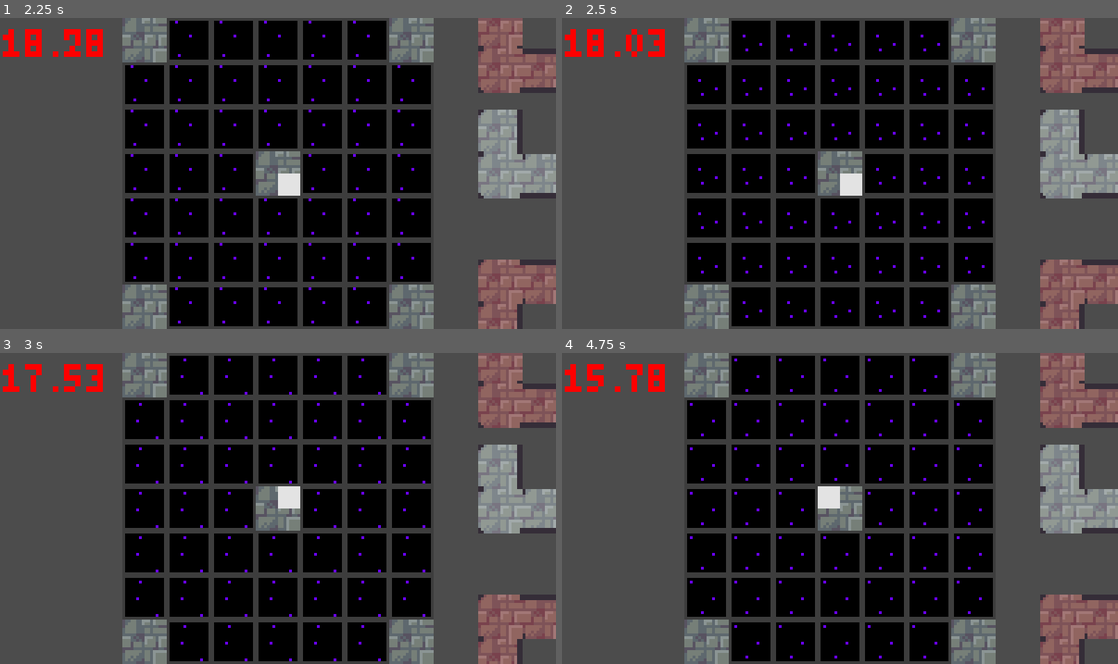
Above: before the commit, frames 1-4 (two rows, left to right).
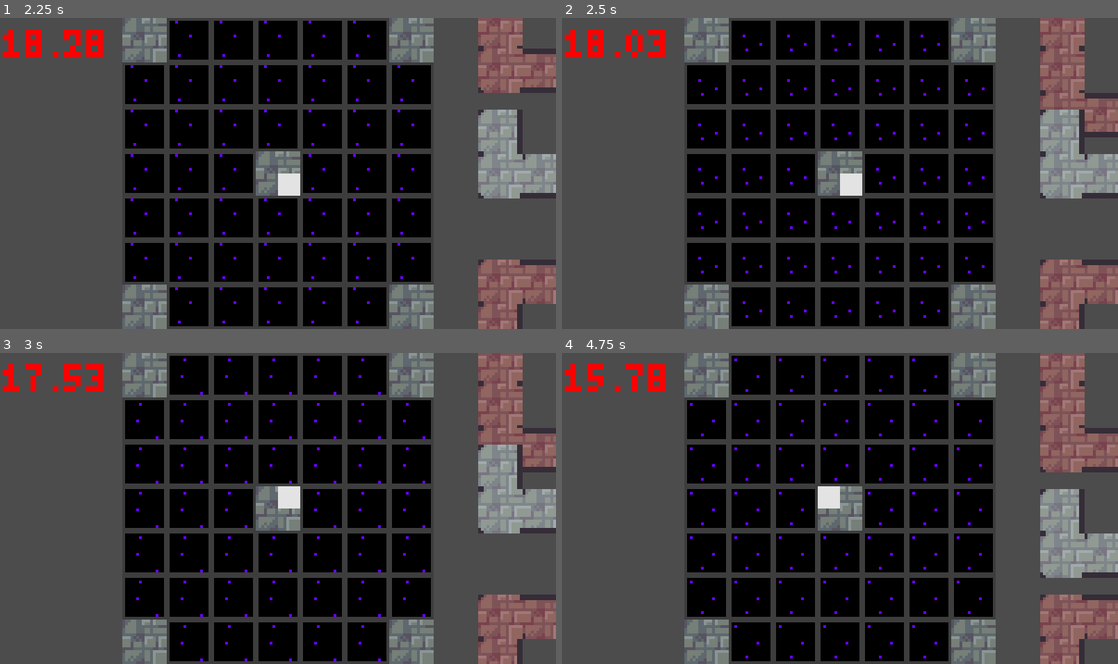
Above: after the commit, the same moments.

Repository: MrBSmith/Global2020
Game: Godot game, scene res://Scenes/GUI/Menus/ScreenTitle/ScreenTitle.tscn
Same seed, same stepped clock (60 frames per second), same inputs: the game is played once before the commit and once after it.
Inputs (mouse positions are in pixels of both pictures, inside the frame that each line leads up to):
- Up to frame 1 (2.25 s): tap Enter (ui_accept) at 0.5, 0.77, 1.52 s; move the mouse to (400, 157) at 0.52 s; hold Right (ui_right) 0.53-1.28 s; click (400, 157) at 0.6 s; tap Mouse wheel down (rotate_card_anti_clock) at 0.8, 1.35 s; move the mouse to (500, 70) at 1.27 s; hold Down (ui_down) 1.28-2.03 s; tap Mouse wheel up (rotate_card_clock) at 1.55, 2.1 s; move the mouse to (500, 27) at 2.02 s; hold Right (ui_right) from 2.03 s (still down)
- Up to frame 2 (2.5 s): keep holding Right (ui_right); click (1062, 27) at 2.3 s
- Up to frame 3 (3 s): move the mouse to (544, 405) at 2.77 s; release Right (ui_right) at 2.78 s; hold Up (ui_up) from 2.78 s (still down); click (544, 405) at 2.85 s
- Up to frame 4 (4.75 s): tap Enter (ui_accept) at 3.02, 3.77, 4.52 s; tap Mouse wheel down (rotate_card_anti_clock) at 3.05, 3.6 s; move the mouse to (1062, 511) at 3.52 s; release Up (ui_up) at 3.53 s; hold Left (ui_left) from 3.53 s (still down); tap Mouse wheel up (rotate_card_clock) at 3.8, 4.35 s; move the mouse to (1062, 468) at 4.27 s; click (1062, 468) at 4.55 s

Frame 1 is identical in both runs. In frame 2, 2.2% of the frame differs, in the area x 86-100%, y 9-39%; in frame 3, 2.2%; in frame 4, 6.3%, in the area x 86-100%, y 9-73%.

Commit message:
Add progressive rotation

Diff:
--- a/BaseClasses/Card_Base.gd
+++ b/BaseClasses/Card_Base.gd
@@ -29,6 +29,8 @@
 
 var tiles_array : Array = []
 
+var rotation_dest_deg := 0
+
 # ---- STATE MACHINE ACCESSORS -----
 
 func set_state(value : StateBase):
@@ -46,11 +48,30 @@
 
 func setup():
 	# Get every tiles of the card
-	for child in get_children():
+	for child in pivot_node.get_children():
 		if child is Tile:
 			tiles_array.append(child)
 
 	states_node.setup()
+
+
+func _physics_process(_delta):
+	if rotation_dest_deg != rotation_degrees:
+		progressive_rotation()
+
+
+# Rotate the card progresively
+func progressive_rotation():
+	var dest_rot = rotation_dest_deg
+
+	if rotation_dest_deg == 0 && rotation_degrees >= 270:
+		dest_rot = 360
+
+	var new_rot = wrapf(lerp(rotation_degrees, dest_rot, 0.6), 0.0, 360.0)
+	set_rotation_degrees(new_rot)
+
+	if abs(dest_rot - rotation_degrees) < 1.0:
+		rotation_degrees = rotation_dest_deg
 
 
 # Triggered by (and connected from) a child tile
--- a/BaseClasses/TimerBase.gd
+++ b/BaseClasses/TimerBase.gd
@@ -8,6 +8,7 @@
 	var _err = connect("start_timer", get_parent(), "on_timer_started")
 	_err = connect("timeout", get_parent(), "on_timer_timeout")
 
+
 func start_timer():
 	start()
 	emit_signal("start_timer")
--- a/Scenes/Cards/LX1.tscn
+++ b/Scenes/Cards/LX1.tscn
@@ -5,37 +5,36 @@
 [ext_resource path="res://Scenes/Tiles/Tile.tscn" type="PackedScene" id=3]
 [ext_resource path="res://Scenes/Cards/BaseCard.tscn" type="PackedScene" id=4]
 
-
 [node name="LX1" instance=ExtResource( 4 )]
 
-[node name="Tile" parent="." index="0" instance=ExtResource( 3 )]
+[node name="Tile" parent="Pivot" index="0" instance=ExtResource( 3 )]
 
-[node name="PointSide" parent="Tile" index="3" instance=ExtResource( 2 )]
+[node name="PointSide" parent="Pivot/Tile" index="3" instance=ExtResource( 2 )]
 position = Vector2( -7, 0 )
 
-[node name="PointTop" parent="Tile" index="4" instance=ExtResource( 1 )]
+[node name="PointTop" parent="Pivot/Tile" index="4" instance=ExtResource( 1 )]
 position = Vector2( 0, 7 )
 
-[node name="Tile2" parent="." index="1" instance=ExtResource( 3 )]
+[node name="Tile2" parent="Pivot" index="1" instance=ExtResource( 3 )]
 position = Vector2( 0, -16 )
 
-[node name="PointSide" parent="Tile2" index="3" instance=ExtResource( 2 )]
+[node name="PointSide" parent="Pivot/Tile2" index="3" instance=ExtResource( 2 )]
 position = Vector2( -7, 0 )
 
-[node name="PointSide2" parent="Tile2" index="4" instance=ExtResource( 2 )]
+[node name="PointSide2" parent="Pivot/Tile2" index="4" instance=ExtResource( 2 )]
 position = Vector2( 7, 0 )
 
-[node name="PointTop" parent="Tile2" index="5" instance=ExtResource( 1 )]
+[node name="PointTop" parent="Pivot/Tile2" index="5" instance=ExtResource( 1 )]
 position = Vector2( 0, -7 )
 
-[node name="Tile3" parent="." index="2" instance=ExtResource( 3 )]
+[node name="Tile3" parent="Pivot" index="2" instance=ExtResource( 3 )]
 position = Vector2( 16, 0 )
 
-[node name="PointSide2" parent="Tile3" index="3" instance=ExtResource( 2 )]
+[node name="PointSide2" parent="Pivot/Tile3" index="3" instance=ExtResource( 2 )]
 position = Vector2( 7, 0 )
 
-[node name="PointTop" parent="Tile3" index="4" instance=ExtResource( 1 )]
+[node name="PointTop" parent="Pivot/Tile3" index="4" instance=ExtResource( 1 )]
 position = Vector2( 0, -7 )
 
-[node name="PointTop2" parent="Tile3" index="5" instance=ExtResource( 1 )]
+[node name="PointTop2" parent="Pivot/Tile3" index="5" instance=ExtResource( 1 )]
 position = Vector2( 0, 7 )
--- a/Scenes/Cards/LX2.tscn
+++ b/Scenes/Cards/LX2.tscn
@@ -6,47 +6,44 @@
 [ext_resource path="res://Scenes/Cards/BaseCard.tscn" type="PackedScene" id=4]
 
 [node name="LX2" instance=ExtResource( 4 )]
-blue = 33
-grey = 33
-red = 33
 
-[node name="Tile" parent="." index="0" instance=ExtResource( 3 )]
+[node name="Tile" parent="Pivot" index="0" instance=ExtResource( 3 )]
 
-[node name="PointSide" parent="Tile" index="3" instance=ExtResource( 2 )]
+[node name="PointSide" parent="Pivot/Tile" index="3" instance=ExtResource( 2 )]
 position = Vector2( -7, 0 )
 
-[node name="PointTop" parent="Tile" index="4" instance=ExtResource( 1 )]
+[node name="PointTop" parent="Pivot/Tile" index="4" instance=ExtResource( 1 )]
 position = Vector2( 0, 7 )
 
-[node name="Tile2" parent="." index="1" instance=ExtResource( 3 )]
+[node name="Tile2" parent="Pivot" index="1" instance=ExtResource( 3 )]
 position = Vector2( 0, -16 )
 
-[node name="PointSide" parent="Tile2" index="3" instance=ExtResource( 2 )]
+[node name="PointSide" parent="Pivot/Tile2" index="3" instance=ExtResource( 2 )]
 position = Vector2( -7, 0 )
 
-[node name="PointSide2" parent="Tile2" index="4" instance=ExtResource( 2 )]
+[node name="PointSide2" parent="Pivot/Tile2" index="4" instance=ExtResource( 2 )]
 position = Vector2( 7, 0 )
 
-[node name="PointTop" parent="Tile2" index="5" instance=ExtResource( 1 )]
+[node name="PointTop" parent="Pivot/Tile2" index="5" instance=ExtResource( 1 )]
 position = Vector2( 0, -7 )
 
-[node name="Tile3" parent="." index="2" instance=ExtResource( 3 )]
+[node name="Tile3" parent="Pivot" index="2" instance=ExtResource( 3 )]
 position = Vector2( 16, 0 )
 
-[node name="PointTop" parent="Tile3" index="3" instance=ExtResource( 1 )]
+[node name="PointTop" parent="Pivot/Tile3" index="3" instance=ExtResource( 1 )]
 position = Vector2( 0, -7 )
 
-[node name="PointTop2" parent="Tile3" index="4" instance=ExtResource( 1 )]
+[node name="PointTop2" parent="Pivot/Tile3" index="4" instance=ExtResource( 1 )]
 position = Vector2( 0, 7 )
 
-[node name="Tile4" parent="." index="3" instance=ExtResource( 3 )]
+[node name="Tile4" parent="Pivot" index="3" instance=ExtResource( 3 )]
 position = Vector2( 32, 0 )
 
-[node name="PointSide2" parent="Tile4" index="3" instance=ExtResource( 2 )]
+[node name="PointSide2" parent="Pivot/Tile4" index="3" instance=ExtResource( 2 )]
 position = Vector2( 7, 0 )
 
-[node name="PointTop" parent="Tile4" index="4" instance=ExtResource( 1 )]
+[node name="PointTop" parent="Pivot/Tile4" index="4" instance=ExtResource( 1 )]
 position = Vector2( 0, -7 )
 
-[node name="PointTop2" parent="Tile4" index="5" instance=ExtResource( 1 )]
+[node name="PointTop2" parent="Pivot/Tile4" index="5" instance=ExtResource( 1 )]
 position = Vector2( 0, 7 )
--- a/Scenes/Cards/LX3.tscn
+++ b/Scenes/Cards/LX3.tscn
@@ -5,57 +5,56 @@
 [ext_resource path="res://Scenes/Tiles/Tile.tscn" type="PackedScene" id=3]
 [ext_resource path="res://Scenes/Cards/BaseCard.tscn" type="PackedScene" id=4]
 
-
 [node name="LX3" instance=ExtResource( 4 )]
 min_door = 3
 max_door = 4
 
-[node name="Tile" parent="." index="0" instance=ExtResource( 3 )]
+[node name="Tile" parent="Pivot" index="0" instance=ExtResource( 3 )]
 
-[node name="PointSide" parent="Tile" index="3" instance=ExtResource( 2 )]
+[node name="PointSide" parent="Pivot/Tile" index="3" instance=ExtResource( 2 )]
 position = Vector2( -7, 0 )
 
-[node name="PointTop" parent="Tile" index="4" instance=ExtResource( 1 )]
+[node name="PointTop" parent="Pivot/Tile" index="4" instance=ExtResource( 1 )]
 position = Vector2( 0, 7 )
 
-[node name="Tile2" parent="." index="1" instance=ExtResource( 3 )]
+[node name="Tile2" parent="Pivot" index="1" instance=ExtResource( 3 )]
 position = Vector2( 0, -16 )
 
-[node name="PointSide" parent="Tile2" index="3" instance=ExtResource( 2 )]
+[node name="PointSide" parent="Pivot/Tile2" index="3" instance=ExtResource( 2 )]
 position = Vector2( -7, 0 )
 
-[node name="PointSide2" parent="Tile2" index="4" instance=ExtResource( 2 )]
+[node name="PointSide2" parent="Pivot/Tile2" index="4" instance=ExtResource( 2 )]
 position = Vector2( 7, 0 )
 
-[node name="Tile5" parent="." index="2" instance=ExtResource( 3 )]
+[node name="Tile5" parent="Pivot" index="2" instance=ExtResource( 3 )]
 position = Vector2( 0, -32 )
 
-[node name="PointSide" parent="Tile5" index="3" instance=ExtResource( 2 )]
+[node name="PointSide" parent="Pivot/Tile5" index="3" instance=ExtResource( 2 )]
 position = Vector2( -7, 0 )
 
-[node name="PointSide2" parent="Tile5" index="4" instance=ExtResource( 2 )]
+[node name="PointSide2" parent="Pivot/Tile5" index="4" instance=ExtResource( 2 )]
 position = Vector2( 7, 0 )
 
-[node name="PointTop" parent="Tile5" index="5" instance=ExtResource( 1 )]
+[node name="PointTop" parent="Pivot/Tile5" index="5" instance=ExtResource( 1 )]
 position = Vector2( 0, -7 )
 
-[node name="Tile3" parent="." index="3" instance=ExtResource( 3 )]
+[node name="Tile3" parent="Pivot" index="3" instance=ExtResource( 3 )]
 position = Vector2( 16, 0 )
 
-[node name="PointTop" parent="Tile3" index="3" instance=ExtResource( 1 )]
+[node name="PointTop" parent="Pivot/Tile3" index="3" instance=ExtResource( 1 )]
 position = Vector2( 0, -7 )
 
-[node name="PointTop2" parent="Tile3" index="4" instance=ExtResource( 1 )]
+[node name="PointTop2" parent="Pivot/Tile3" index="4" instance=ExtResource( 1 )]
 position = Vector2( 0, 7 )
 
-[node name="Tile4" parent="." index="4" instance=ExtResource( 3 )]
+[node name="Tile4" parent="Pivot" index="4" instance=ExtResource( 3 )]
 position = Vector2( 32, 0 )
 
-[node name="PointSide2" parent="Tile4" index="3" instance=ExtResource( 2 )]
+[node name="PointSide2" parent="Pivot/Tile4" index="3" instance=ExtResource( 2 )]
 position = Vector2( 7, 0 )
 
-[node name="PointTop" parent="Tile4" index="4" instance=ExtResource( 1 )]
+[node name="PointTop" parent="Pivot/Tile4" index="4" instance=ExtResource( 1 )]
 position = Vector2( 0, -7 )
 
-[node name="PointTop2" parent="Tile4" index="5" instance=ExtResource( 1 )]
+[node name="PointTop2" parent="Pivot/Tile4" index="5" instance=ExtResource( 1 )]
 position = Vector2( 0, 7 )
--- a/Scenes/Cards/LineX2.tscn
+++ b/Scenes/Cards/LineX2.tscn
@@ -5,28 +5,27 @@
 [ext_resource path="res://Scenes/Tiles/Tile.tscn" type="PackedScene" id=3]
 [ext_resource path="res://Scenes/Cards/BaseCard.tscn" type="PackedScene" id=6]
 
-
 [node name="LineX2" instance=ExtResource( 6 )]
 
-[node name="Tile" parent="." index="0" instance=ExtResource( 3 )]
+[node name="Tile" parent="Pivot" index="0" instance=ExtResource( 3 )]
 
-[node name="PointSide" parent="Tile" index="2" instance=ExtResource( 2 )]
+[node name="PointSide" parent="Pivot/Tile" index="2" instance=ExtResource( 2 )]
 position = Vector2( -7, 0 )
 
-[node name="PointSide2" parent="Tile" index="3" instance=ExtResource( 2 )]
+[node name="PointSide2" parent="Pivot/Tile" index="3" instance=ExtResource( 2 )]
 position = Vector2( 7, 0 )
 
-[node name="PointTop" parent="Tile" index="4" instance=ExtResource( 1 )]
+[node name="PointTop" parent="Pivot/Tile" index="4" instance=ExtResource( 1 )]
 position = Vector2( 0, 7 )
 
-[node name="Tile2" parent="." index="1" instance=ExtResource( 3 )]
+[node name="Tile2" parent="Pivot" index="1" instance=ExtResource( 3 )]
 position = Vector2( 0, -16 )
 
-[node name="PointSide" parent="Tile2" index="2" instance=ExtResource( 2 )]
+[node name="PointSide" parent="Pivot/Tile2" index="2" instance=ExtResource( 2 )]
 position = Vector2( -7, 0 )
 
-[node name="PointSide2" parent="Tile2" index="3" instance=ExtResource( 2 )]
+[node name="PointSide2" parent="Pivot/Tile2" index="3" instance=ExtResource( 2 )]
 position = Vector2( 7, 0 )
 
-[node name="PointTop" parent="Tile2" index="4" instance=ExtResource( 1 )]
+[node name="PointTop" parent="Pivot/Tile2" index="4" instance=ExtResource( 1 )]
 position = Vector2( 0, -7 )
--- a/Scenes/Cards/LineX3.tscn
+++ b/Scenes/Cards/LineX3.tscn
@@ -5,37 +5,36 @@
 [ext_resource path="res://Scenes/Tiles/Tile.tscn" type="PackedScene" id=3]
 [ext_resource path="res://Scenes/Cards/BaseCard.tscn" type="PackedScene" id=6]
 
-
 [node name="LineX3" instance=ExtResource( 6 )]
 
-[node name="Tile" parent="." index="0" instance=ExtResource( 3 )]
+[node name="Tile" parent="Pivot" index="0" instance=ExtResource( 3 )]
 
-[node name="PointSide" parent="Tile" index="3" instance=ExtResource( 2 )]
+[node name="PointSide" parent="Pivot/Tile" index="3" instance=ExtResource( 2 )]
 position = Vector2( -7, 0 )
 
-[node name="PointSide2" parent="Tile" index="4" instance=ExtResource( 2 )]
+[node name="PointSide2" parent="Pivot/Tile" index="4" instance=ExtResource( 2 )]
 position = Vector2( 7, 0 )
 
-[node name="PointTop" parent="Tile" index="5" instance=ExtResource( 1 )]
+[node name="PointTop" parent="Pivot/Tile" index="5" instance=ExtResource( 1 )]
 position = Vector2( 0, 7 )
 
-[node name="Tile2" parent="." index="1" instance=ExtResource( 3 )]
+[node name="Tile2" parent="Pivot" index="1" instance=ExtResource( 3 )]
 position = Vector2( 0, -16 )
 
-[node name="PointSide" parent="Tile2" index="3" instance=ExtResource( 2 )]
+[node name="PointSide" parent="Pivot/Tile2" index="3" instance=ExtResource( 2 )]
 position = Vector2( -7, 0 )
 
-[node name="PointSide2" parent="Tile2" index="4" instance=ExtResource( 2 )]
+[node name="PointSide2" parent="Pivot/Tile2" index="4" instance=ExtResource( 2 )]
 position = Vector2( 7, 0 )
 
-[node name="Tile3" parent="." index="2" instance=ExtResource( 3 )]
+[node name="Tile3" parent="Pivot" index="2" instance=ExtResource( 3 )]
 position = Vector2( 0, -32 )
 
-[node name="PointSide" parent="Tile3" index="3" instance=ExtResource( 2 )]
+[node name="PointSide" parent="Pivot/Tile3" index="3" instance=ExtResource( 2 )]
 position = Vector2( -7, 0 )
 
-[node name="PointSide2" parent="Tile3" index="4" instance=ExtResource( 2 )]
+[node name="PointSide2" parent="Pivot/Tile3" index="4" instance=ExtResource( 2 )]
 position = Vector2( 7, 0 )
 
-[node name="PointTop" parent="Tile3" index="5" instance=ExtResource( 1 )]
+[node name="PointTop" parent="Pivot/Tile3" index="5" instance=ExtResource( 1 )]
 position = Vector2( 0, -7 )
--- a/Scenes/Cards/RLX2.tscn
+++ b/Scenes/Cards/RLX2.tscn
@@ -5,46 +5,45 @@
 [ext_resource path="res://Scenes/Tiles/Tile.tscn" type="PackedScene" id=3]
 [ext_resource path="res://Scenes/Cards/BaseCard.tscn" type="PackedScene" id=4]
 
-
 [node name="RLX2" instance=ExtResource( 4 )]
 
-[node name="Tile" parent="." index="0" instance=ExtResource( 3 )]
+[node name="Tile" parent="Pivot" index="0" instance=ExtResource( 3 )]
 
-[node name="PointSide" parent="Tile" index="3" instance=ExtResource( 2 )]
+[node name="PointSide" parent="Pivot/Tile" index="3" instance=ExtResource( 2 )]
 position = Vector2( -7, 0 )
 
-[node name="PointTop" parent="Tile" index="4" instance=ExtResource( 1 )]
+[node name="PointTop" parent="Pivot/Tile" index="4" instance=ExtResource( 1 )]
 position = Vector2( 0, -7 )
 
-[node name="Tile2" parent="." index="1" instance=ExtResource( 3 )]
+[node name="Tile2" parent="Pivot" index="1" instance=ExtResource( 3 )]
 position = Vector2( 0, 16 )
 
-[node name="PointSide" parent="Tile2" index="3" instance=ExtResource( 2 )]
+[node name="PointSide" parent="Pivot/Tile2" index="3" instance=ExtResource( 2 )]
 position = Vector2( -7, 0 )
 
-[node name="PointSide2" parent="Tile2" index="4" instance=ExtResource( 2 )]
+[node name="PointSide2" parent="Pivot/Tile2" index="4" instance=ExtResource( 2 )]
 position = Vector2( 7, 0 )
 
-[node name="PointTop" parent="Tile2" index="5" instance=ExtResource( 1 )]
+[node name="PointTop" parent="Pivot/Tile2" index="5" instance=ExtResource( 1 )]
 position = Vector2( 0, 7 )
 
-[node name="Tile3" parent="." index="2" instance=ExtResource( 3 )]
+[node name="Tile3" parent="Pivot" index="2" instance=ExtResource( 3 )]
 position = Vector2( 16, 0 )
 
-[node name="PointTop" parent="Tile3" index="3" instance=ExtResource( 1 )]
+[node name="PointTop" parent="Pivot/Tile3" index="3" instance=ExtResource( 1 )]
 position = Vector2( 0, -7 )
 
-[node name="PointTop2" parent="Tile3" index="4" instance=ExtResource( 1 )]
+[node name="PointTop2" parent="Pivot/Tile3" index="4" instance=ExtResource( 1 )]
 position = Vector2( 0, 7 )
 
-[node name="Tile4" parent="." index="3" instance=ExtResource( 3 )]
+[node name="Tile4" parent="Pivot" index="3" instance=ExtResource( 3 )]
 position = Vector2( 32, 0 )
 
-[node name="PointSide2" parent="Tile4" index="3" instance=ExtResource( 2 )]
+[node name="PointSide2" parent="Pivot/Tile4" index="3" instance=ExtResource( 2 )]
 position = Vector2( 7, 0 )
 
-[node name="PointTop" parent="Tile4" index="4" instance=ExtResource( 1 )]
+[node name="PointTop" parent="Pivot/Tile4" index="4" instance=ExtResource( 1 )]
 position = Vector2( 0, -7 )
 
-[node name="PointTop2" parent="Tile4" index="5" instance=ExtResource( 1 )]
+[node name="PointTop2" parent="Pivot/Tile4" index="5" instance=ExtResource( 1 )]
 position = Vector2( 0, 7 )
--- a/Scenes/Cards/Square.tscn
+++ b/Scenes/Cards/Square.tscn
@@ -7,37 +7,37 @@
 
 [node name="Square" instance=ExtResource( 4 )]
 
-[node name="Tile" parent="." index="0" instance=ExtResource( 3 )]
+[node name="Tile" parent="Pivot" index="0" instance=ExtResource( 3 )]
 
-[node name="PointSide" parent="Tile" index="3" instance=ExtResource( 2 )]
+[node name="PointSide" parent="Pivot/Tile" index="3" instance=ExtResource( 2 )]
 position = Vector2( -7, 0 )
 
-[node name="PointTop" parent="Tile" index="4" instance=ExtResource( 1 )]
+[node name="PointTop" parent="Pivot/Tile" index="4" instance=ExtResource( 1 )]
 position = Vector2( 0, 7 )
 
-[node name="Tile2" parent="." index="1" instance=ExtResource( 3 )]
+[node name="Tile2" parent="Pivot" index="1" instance=ExtResource( 3 )]
 position = Vector2( 0, -16 )
 
-[node name="PointSide" parent="Tile2" index="3" instance=ExtResource( 2 )]
+[node name="PointSide" parent="Pivot/Tile2" index="3" instance=ExtResource( 2 )]
 position = Vector2( -7, 0 )
 
-[node name="PointTop" parent="Tile2" index="4" instance=ExtResource( 1 )]
+[node name="PointTop" parent="Pivot/Tile2" index="4" instance=ExtResource( 1 )]
 position = Vector2( 0, -7 )
 
-[node name="Tile3" parent="." index="2" instance=ExtResource( 3 )]
+[node name="Tile3" parent="Pivot" index="2" instance=ExtResource( 3 )]
 position = Vector2( 16, 0 )
 
-[node name="PointSide2" parent="Tile3" index="3" instance=ExtResource( 2 )]
+[node name="PointSide2" parent="Pivot/Tile3" index="3" instance=ExtResource( 2 )]
 position = Vector2( 7, 0 )
 
-[node name="PointTop2" parent="Tile3" index="4" instance=ExtResource( 1 )]
+[node name="PointTop2" parent="Pivot/Tile3" index="4" instance=ExtResource( 1 )]
 position = Vector2( 0, 7 )
 
-[node name="Tile4" parent="." index="3" instance=ExtResource( 3 )]
+[node name="Tile4" parent="Pivot" index="3" instance=ExtResource( 3 )]
 position = Vector2( 16, -16 )
 
-[node name="PointSide2" parent="Tile4" index="3" instance=ExtResource( 2 )]
+[node name="PointSide2" parent="Pivot/Tile4" index="3" instance=ExtResource( 2 )]
 position = Vector2( 7, 0 )
 
-[node name="PointTop" parent="Tile4" index="4" instance=ExtResource( 1 )]
+[node name="PointTop" parent="Pivot/Tile4" index="4" instance=ExtResource( 1 )]
 position = Vector2( 0, -7 )
--- a/Scenes/Cards/States/Grab.gd
+++ b/Scenes/Cards/States/Grab.gd
@@ -2,30 +2,34 @@
 
 #### GRABED STATE ####
 
-var offset_with_mouse := Vector2.ZERO
-
 
 func update(_delta : float) -> String:
-	owner.set_global_position(get_viewport().get_mouse_position() - offset_with_mouse)
+	owner.set_global_position(get_viewport().get_mouse_position())
 	return ""
 
 
 func enter_state():
 	var mouse_pos = get_viewport().get_mouse_position()
-	offset_with_mouse = mouse_pos - owner.get_global_position()
+	var card_original_pos = owner.get_global_position()
+	owner.set_global_position(mouse_pos)
+	owner.pivot_node.set_global_position(card_original_pos)
 
 
 func exit_state():
-	offset_with_mouse = Vector2.ZERO
+	owner.set_global_position(owner.pivot_node.get_global_position())
 
 
 # Handle rotation
 func _input(_event):
 	if states_node.get_state() == self:
-		# If the card is grabbed and the clockwise button is pressed
-		if Input.is_action_just_pressed("rotate_card_clock"):
-			owner.set_rotation_degrees(owner.get_rotation_degrees() + 90)
+		if Input.is_action_just_pressed("rotate_card_clock") or Input.is_action_just_pressed("rotate_card_anti_clock"):
+			var current_rot = owner.rotation_dest_deg
+			# If the card is grabbed and the clockwise button is pressed
+			if Input.is_action_just_pressed("rotate_card_clock"):
+				current_rot += 90
 
-		# If the tile is held and the anti clockwise button is pressed
-		elif Input.is_action_just_pressed("rotate_card_anti_clock"):
-			owner.set_rotation_degrees(owner.get_rotation_degrees() - 90)
+			# If the card is grabbed and the cunter clockwise button is pressed
+			elif Input.is_action_just_pressed("rotate_card_anti_clock"):
+				current_rot -= 90
+
+			owner.rotation_dest_deg = wrapf(current_rot, 0, 360)
--- /dev/null
+++ b/Scenes/Cards/States/Rotate.gd
@@ -0,0 +1,3 @@
+extends StateBase
+
+#### ROTATE STATE ####
